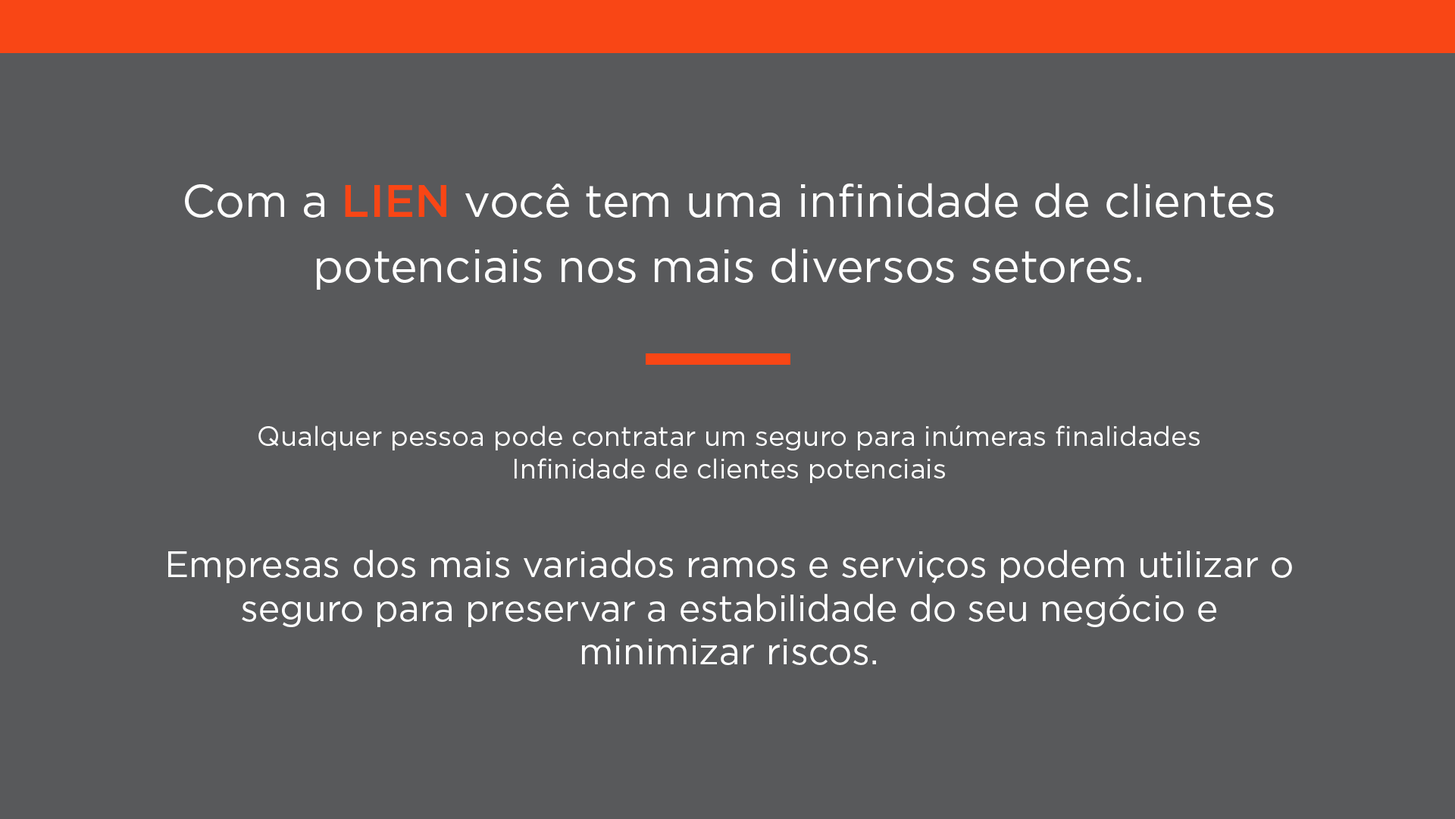
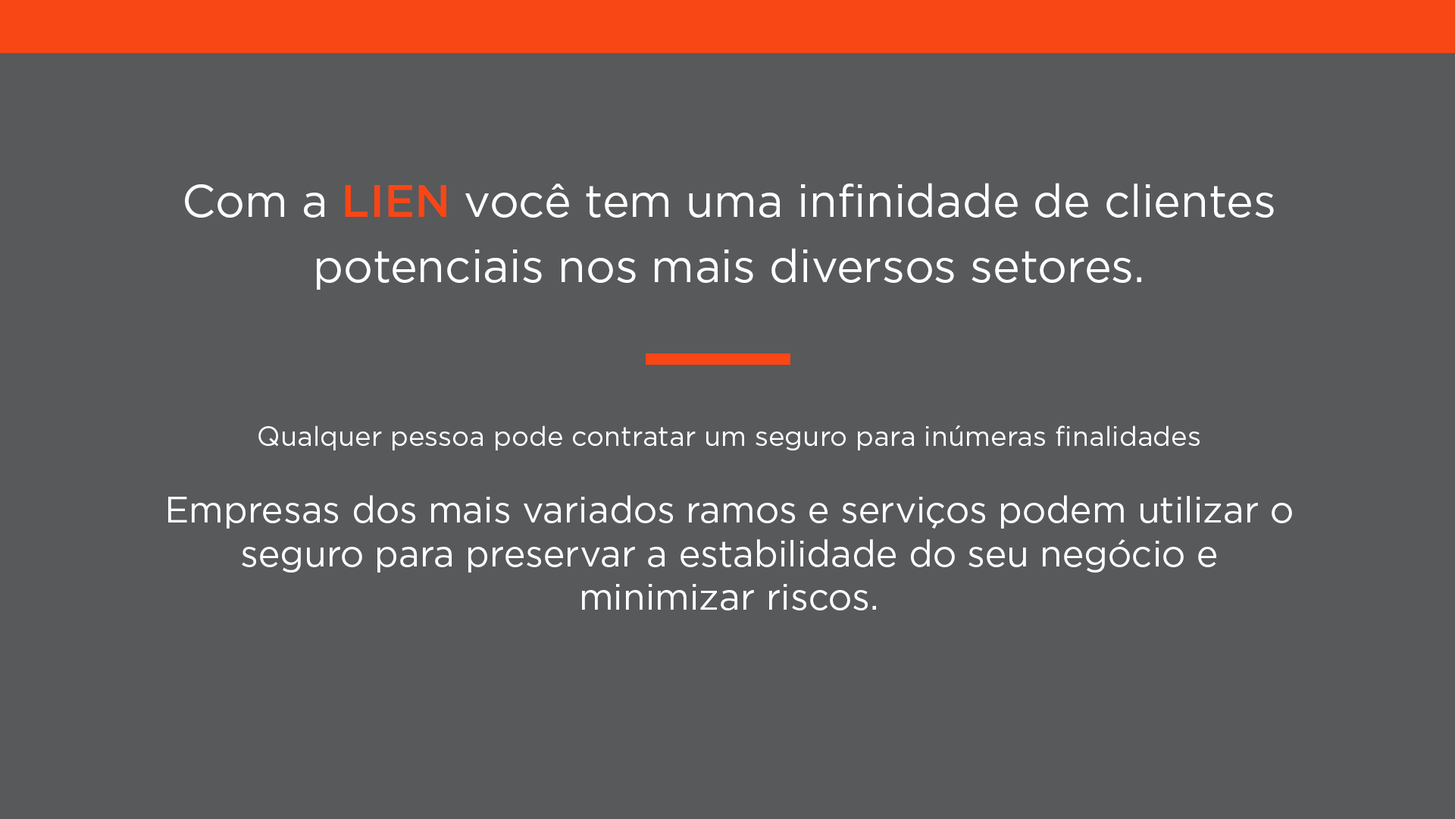
Layers edited between the first and the second 1455px x 819px image:
painted on "Com a LIEN você tem uma infinidade de clientes potenciais nos m" over [168, 457, 1293, 665]
